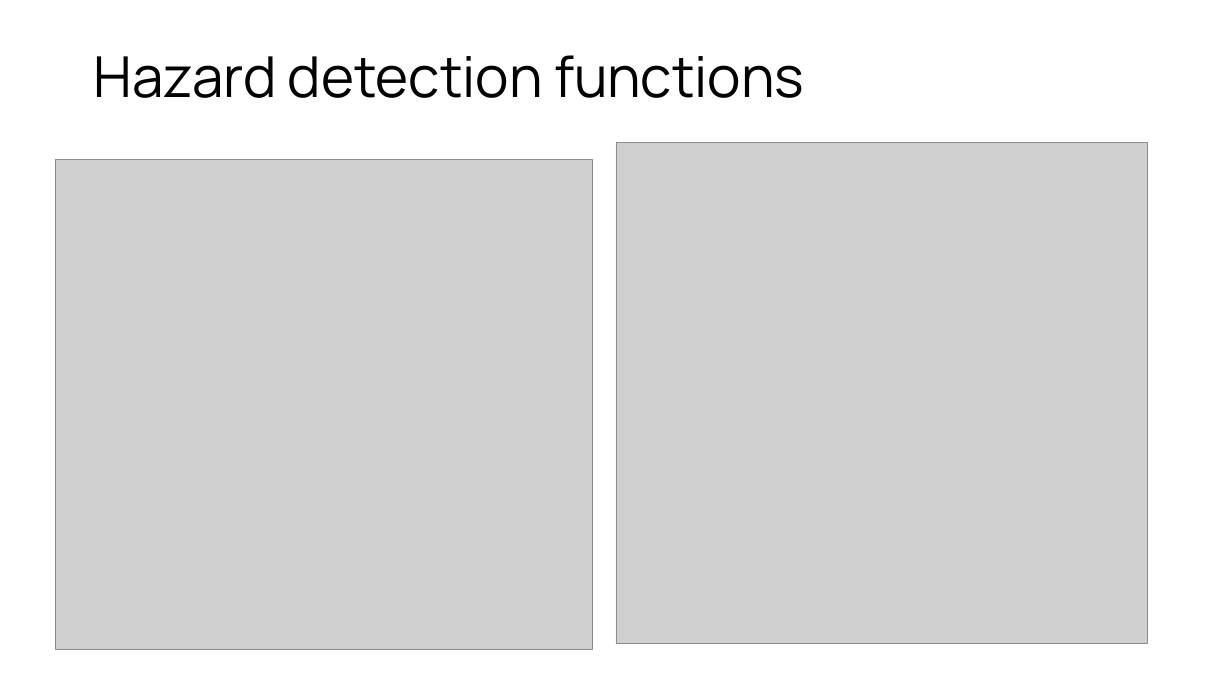
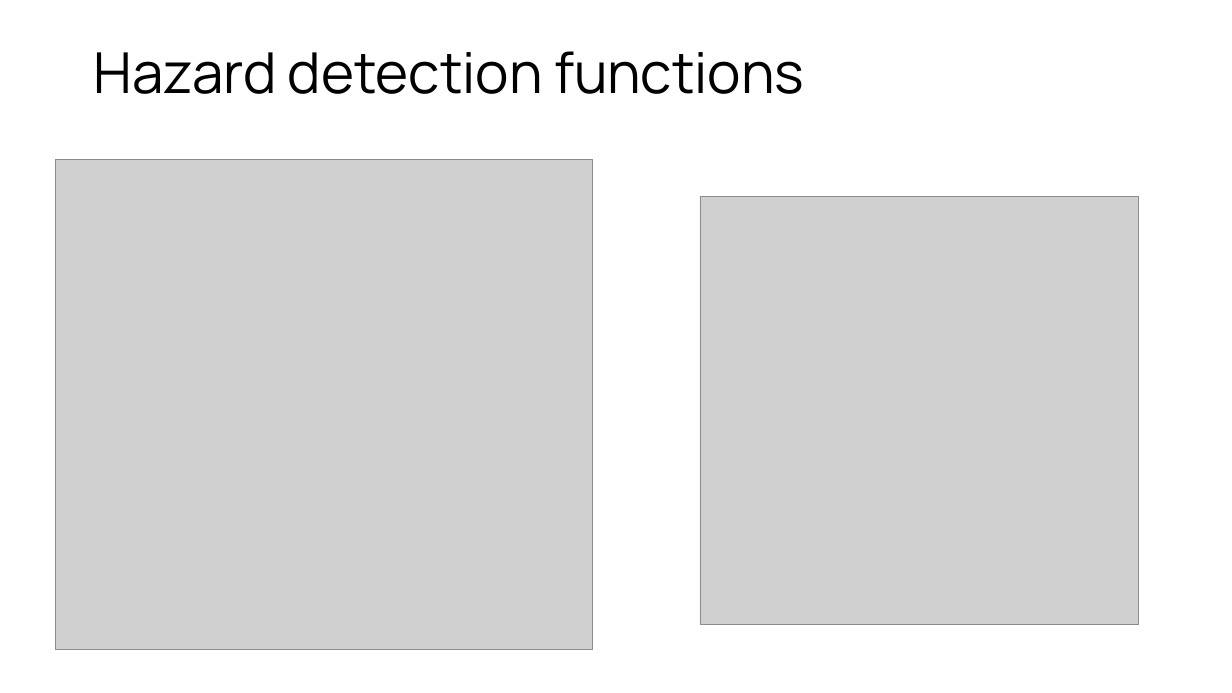
Before and after one commit to calliste-fagard-jenkin/LT2D-work, a slide deck: slide 8 of presentation.pptx. Drawn at 1232x693 pixels with LibreOffice and Linux fonts; fonts in the diff are those of the drawing; grey boxes stand for pictures. Boxes give left, top, right and bottom in pixels: in the first picture for what was removed or moved away, otherwise in the second. Text is boxed around its words. In the diff, an @@ line names an element or a change of style, - is before the commit and + after.

```diff
--- a/presentation.pptx
+++ b/presentation.pptx
@@ title "Hazard detection functions": place and size @@
-title "Hazard detection functions" at [94,55,804,98]
+title "Hazard detection functions" at [94,51,804,94]
@@ picture: place and size @@
-picture at [616,142,1148,644]
+picture at [701,196,1140,624]
```
Also in this commit, not shown: 3 other slides changed, 1 slide added, 4 slides removed, 13 other files.
